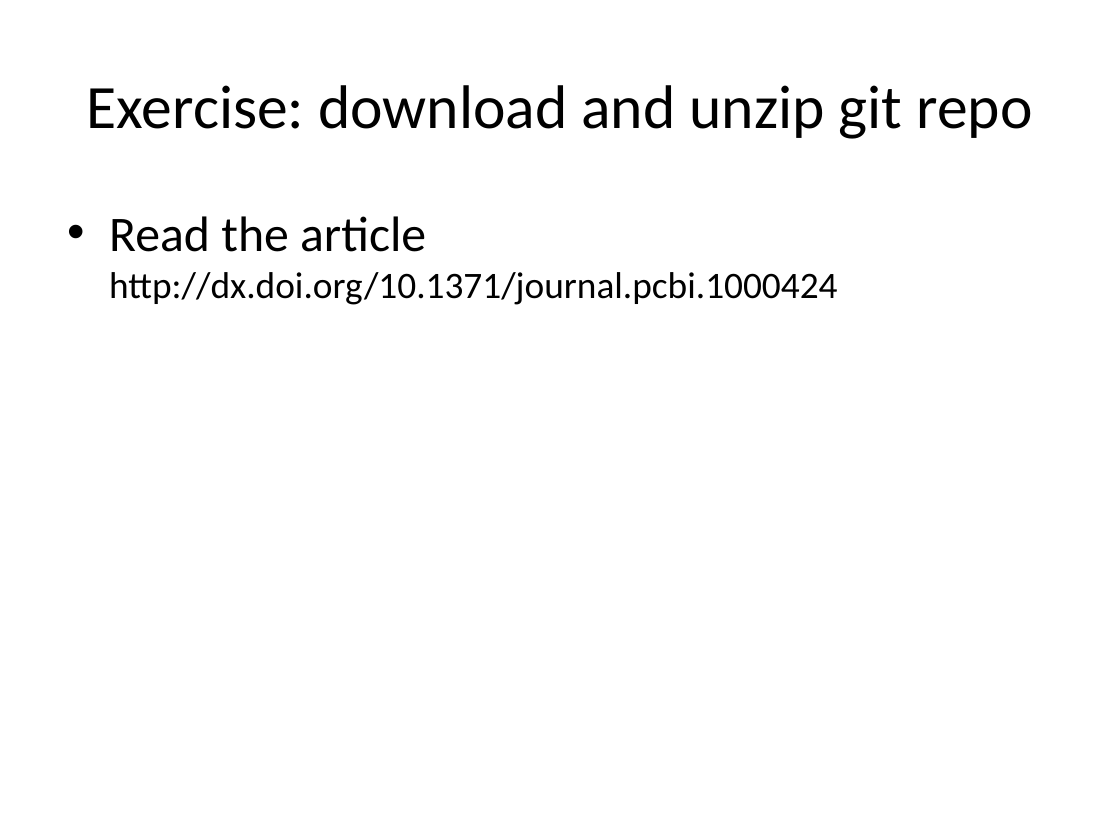
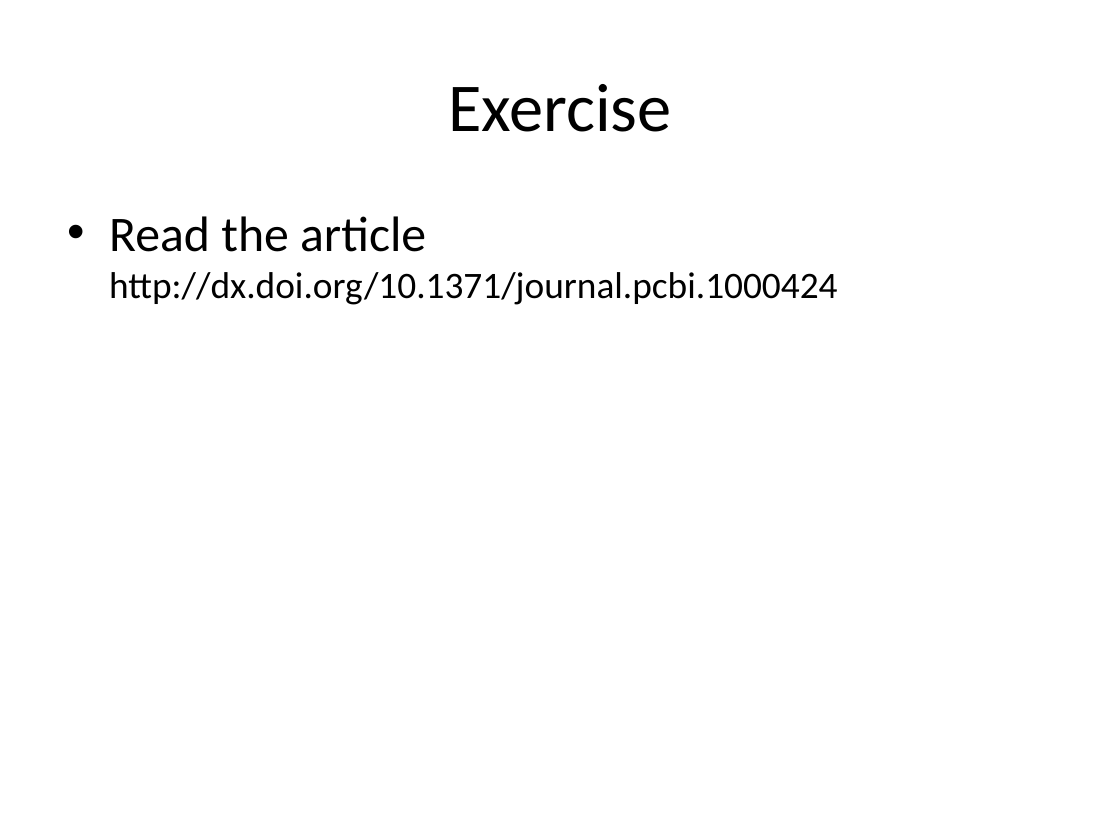
Before and after one commit to naturalis/arangs, a slide deck: slide 6 of doc/slides/day2/session2/ProjectOrg.pptx (slide 7 before the commit). Drawn at 1120x840 pixels with LibreOffice and Linux fonts; fonts in the diff are those of the drawing. Boxes give left, top, right and bottom in pixels: in the first picture for what was removed or moved away, otherwise in the second. Text is boxed around its words. In the diff, an @@ line names an element or a change of style, - is before the commit and + after.

Commit message:
checked and updated d2/s2, needs an exercise

```diff
--- a/doc/slides/day2/session2/ProjectOrg.pptx
+++ b/doc/slides/day2/session2/ProjectOrg.pptx
@@ title at [448,84,671,132]: text changed; size 39.6 to 44 pt @@
-Exercise: download and unzip git repo
+Exercise
```
Also in this commit, not shown: 1 other slide changed, 1 slide removed.
